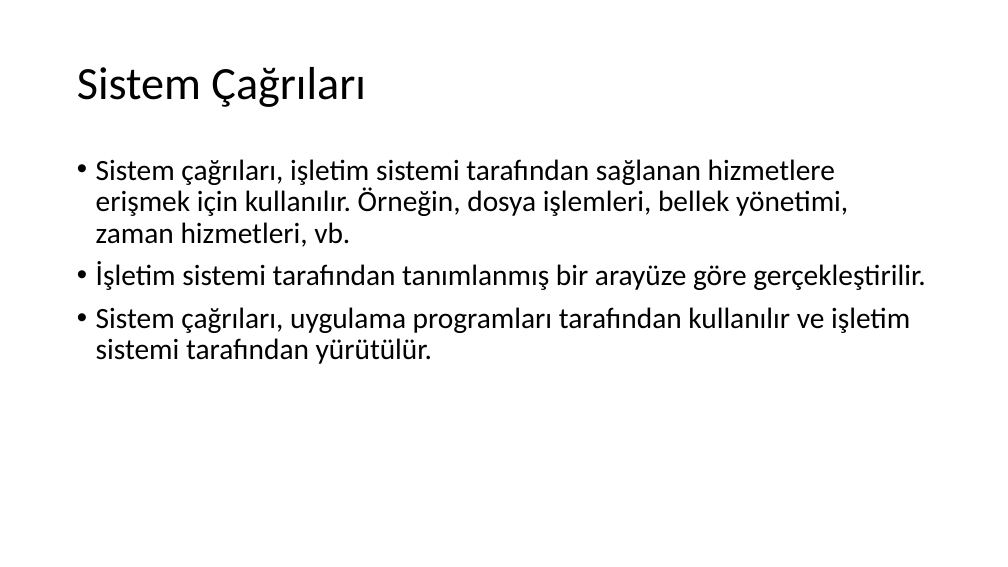
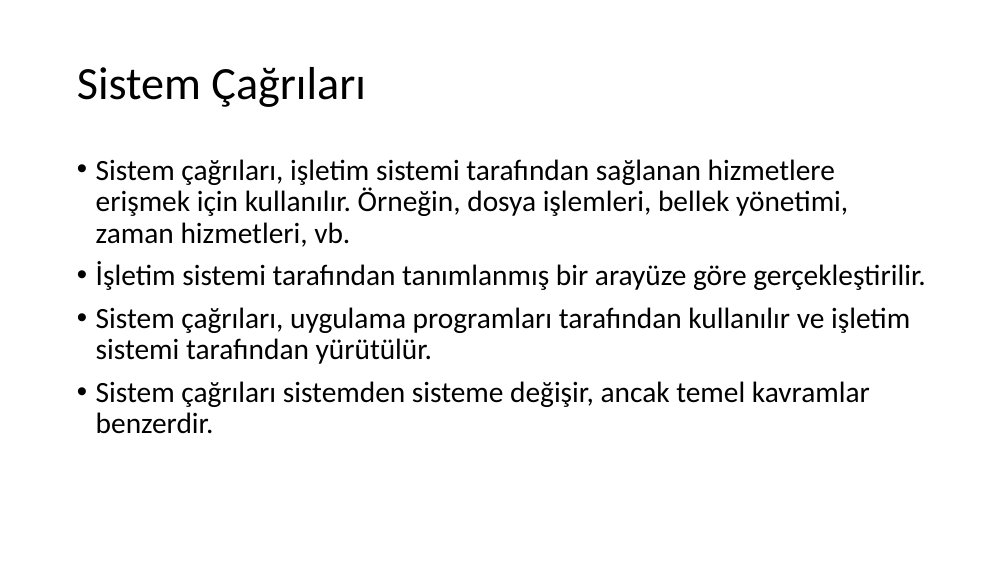
Before and after one commit to sercankulcu/sercankulcu.github.io, a slide deck: slide 63 of assets/teaching/os/1_Bolum_1_Giris.pptx (slide 36 before the commit). Drawn at 1008x567 pixels with LibreOffice and Linux fonts; fonts in the diff are those of the drawing. Boxes give left, top, right and bottom in pixels: in the first picture for what was removed or moved away, otherwise in the second. Text is boxed around its words. In the diff, an @@ line names an element or a change of style, - is before the commit and + after.

```diff
--- a/assets/teaching/os/1_Bolum_1_Giris.pptx
+++ b/assets/teaching/os/1_Bolum_1_Giris.pptx
@@ text at (96,381,870,434): paragraph added @@
+• Sistem çağrıları sistemden sisteme değişir, ancak temel kavramlar benzerdir.
```
Also in this commit, not shown: 7 other slides changed, 28 slides added, 1 other file.
